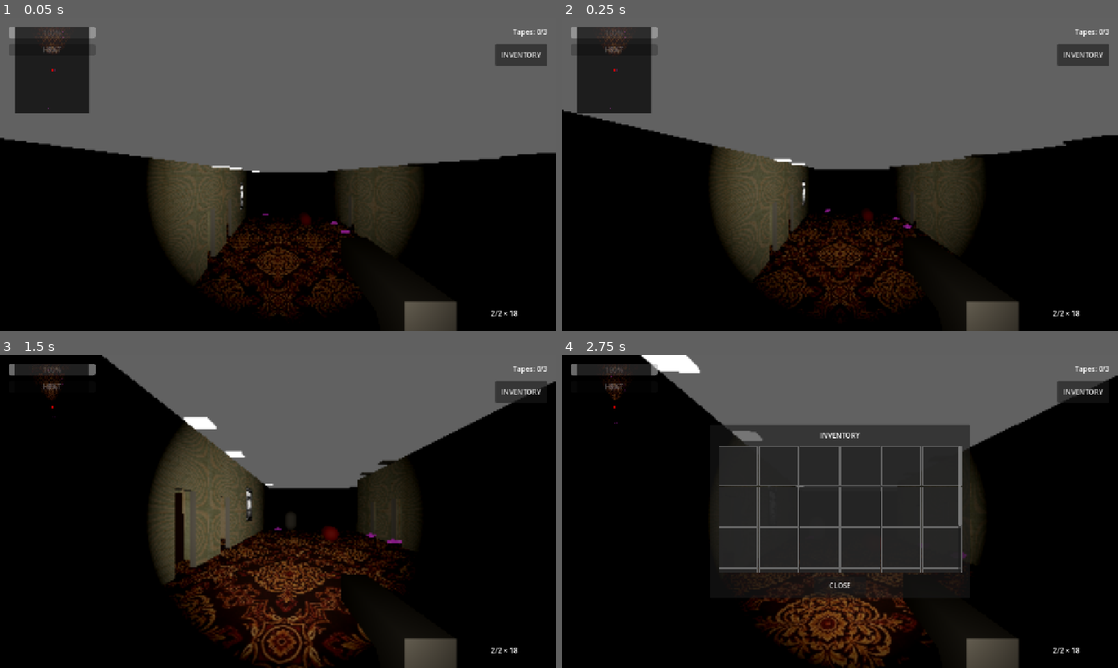
Above: before the commit, frames 1-4 (two rows, left to right).
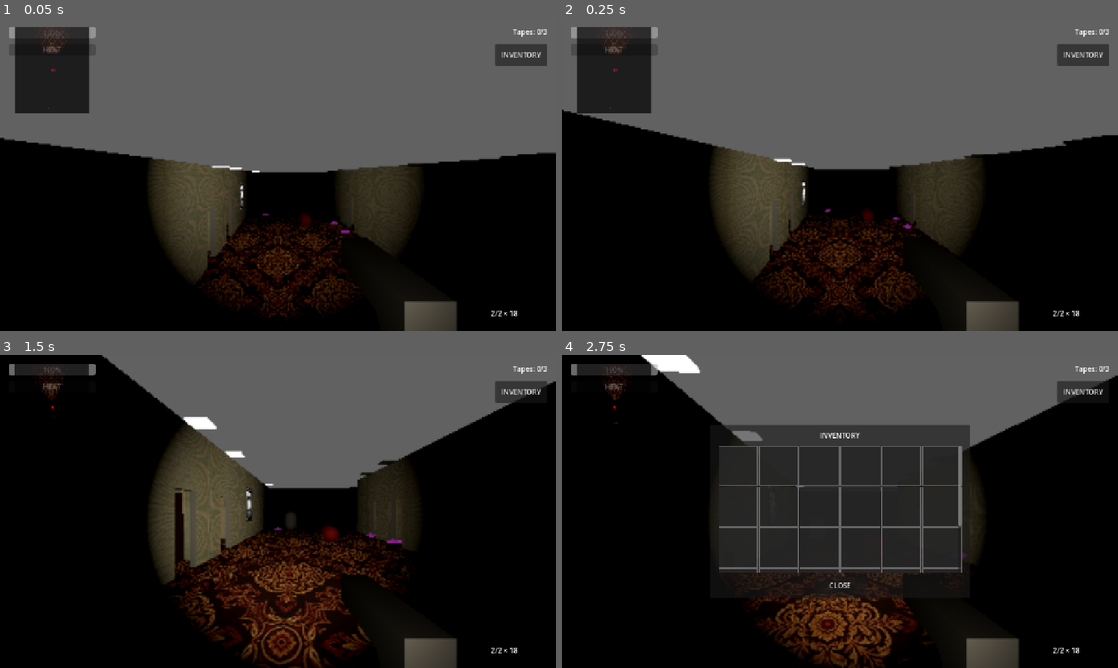
Above: after the commit, the same moments.

Repository: sergesvalov/alex_fight
Game: Godot game, scene res://scenes/levels/hotel_siberia/hotel_level_4.tscn
Two runs of this game, one before a commit and one after it. Both use one fixed random seed, a clock stepped at 60 frames per second and the inputs below. Sound files missing from this copy of the repository are replaced by a short silence.
Inputs (mouse positions are in pixels of both pictures, inside the frame that each line leads up to):
- Up to frame 1 (0.05 s): no input
- Up to frame 2 (0.25 s): no input
- Up to frame 3 (1.5 s): tap Enter at 0.5 s; move the mouse to (305, 511) at 0.52 s; hold Up (ui_up) from 0.53 s (still down); click (305, 511) at 0.6 s; move the mouse to (250, 511) at 1.27 s; tap E at 1.35 s
- Up to frame 4 (2.75 s): keep holding Up (ui_up); move the mouse to (851, 505) at 2.02 s; tap I at 2.1 s

The runs differ from the first frame. In frame 1, 0.1% of the frame differs, in the area x 37-63%, y 66-92%; in frame 2, 0.2%; in frame 3, 0.7%, in the area x 32-73%, y 56-100%; in frame 4, 0.5%.

Commit message:
feat: add procedural hotel level generator with dynamic floor geometry and spawn logic

Diff:
--- a/scripts/levels/hotel_level_generator.gd
+++ b/scripts/levels/hotel_level_generator.gd
@@ -78,6 +78,10 @@
 
 		_build_floor_geometry(i, y_offset, suffix, c_color, m_tex, is_empty, f_scale)
 
+	# Generate roof above the 10th floor
+	var roof_y_offset = (11 - floor_number) * y_step
+	_generate_roof(roof_y_offset, f_scale)
+
 	call_deferred("_move_player", f_scale)
 
 func _build_floor_geometry(f_num: int, y_offset: float, suffix: String, c_color: Color, m_texture: Texture2D, is_empty: bool, f_scale: float) -> void:
@@ -118,10 +122,10 @@
 	wall_mat.depth_draw_mode = BaseMaterial3D.DEPTH_DRAW_ALWAYS
 
 	# 1 & 2. Floor and Ceiling (Split into 3 parts to leave a hole for North Stairs)
-	var z_south_len = 55.2 * f_scale
-	var z_south_pos = 2.4 * f_scale
-	var z_north_len = 4.8 * f_scale
-	var z_north_pos = -27.6 * f_scale
+	var z_south_len = 55.18 * f_scale
+	var z_south_pos = 2.41 * f_scale
+	var z_north_len = 4.82 * f_scale
+	var z_north_pos = -27.59 * f_scale
 
 	var x_nw_len = 10.1 * f_scale
 	var x_nw_pos = -7.6 * f_scale
@@ -454,3 +458,44 @@
 	inst.name = "Cerberus"
 	parent.add_child(inst)
 	inst.position = Vector3(1.0 * f_scale, 0, 10.0 * f_scale)
+
+func _generate_roof(y_offset: float, f_scale: float) -> void:
+	var parent = Node3D.new()
+	parent.name = "GeneratedRoof"
+	parent.position.y = y_offset
+	add_child(parent)
+
+	var z_length = 60.0 * f_scale
+	var x_width = 25.3 * f_scale
+	var thickness = wall_thickness * f_scale
+	var floor_thick = floor_thickness * f_scale
+
+	var roof_mat = StandardMaterial3D.new()
+	roof_mat.albedo_color = Color(0.5, 0.5, 0.5) # Flat grey
+
+	# Roof slabs (same logic as floor slabs)
+	var floor_y = -floor_thick / 2.0
+	var z_south_len = 55.18 * f_scale
+	var z_south_pos = 2.41 * f_scale
+	var z_north_len = 4.82 * f_scale
+	var z_north_pos = -27.59 * f_scale
+
+	var x_nw_len = 10.1 * f_scale
+	var x_nw_pos = -7.6 * f_scale
+	var x_ne_len = 8.0 * f_scale
+	var x_ne_pos = 8.65 * f_scale
+
+	_create_static_box(parent, "Roof_Main", Vector3(0, floor_y, z_south_pos), Vector3(x_width, floor_thick, z_south_len), roof_mat)
+	_create_static_box(parent, "Roof_NW", Vector3(x_nw_pos, floor_y, z_north_pos), Vector3(x_nw_len, floor_thick, z_north_len), roof_mat)
+	_create_static_box(parent, "Roof_NE", Vector3(x_ne_pos, floor_y, z_north_pos), Vector3(x_ne_len, floor_thick, z_north_len), roof_mat)
+
+	# Parapets (Outer walls)
+	var parapet_height = 1.0 * f_scale + floor_thick
+	var parapet_y = (1.0 * f_scale - floor_thick) / 2.0
+	var half_x = x_width / 2.0
+	var half_z = z_length / 2.0
+
+	_create_static_box(parent, "Parapet_West", Vector3(-half_x - thickness/2.0, parapet_y, 0), Vector3(thickness, parapet_height, z_length), roof_mat)
+	_create_static_box(parent, "Parapet_East", Vector3(half_x + thickness/2.0, parapet_y, 0), Vector3(thickness, parapet_height, z_length), roof_mat)
+	_create_static_box(parent, "Parapet_North", Vector3(0, parapet_y, -half_z - thickness/2.0), Vector3(x_width + thickness * 2.0, parapet_height, thickness), roof_mat)
+	_create_static_box(parent, "Parapet_South", Vector3(0, parapet_y, half_z + thickness/2.0), Vector3(x_width + thickness * 2.0, parapet_height, thickness), roof_mat)
